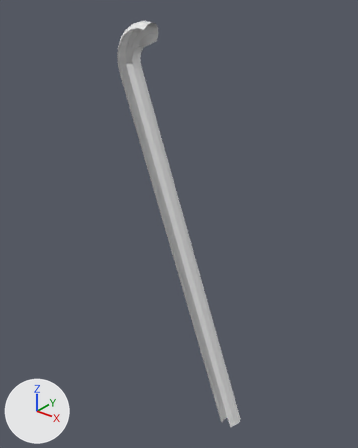
The OBJ model DarkChaos-Dev/gameitems/Primitive.LM_L_LC8_Parts.obj: old version first, new version second.
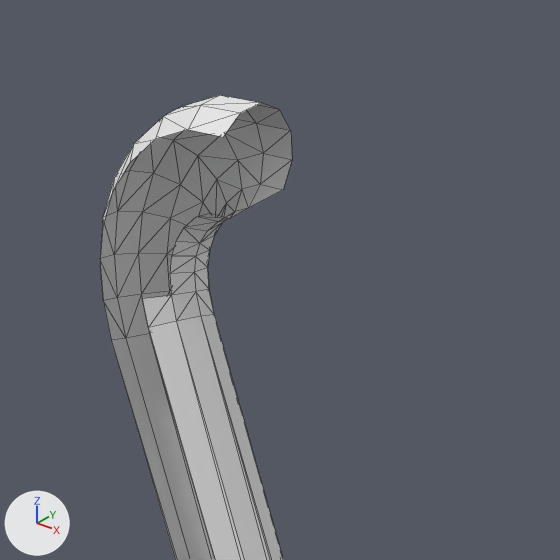
Old and new are each drawn whole from a camera (50 mm lens) standing at (305.1, -291.3, 602.6) and looking at (165.3, -116.6, 494.3) and again close up on the part from 27% to 60% of the width and 0% to 27% of the height. Every picture has the same lights, and +X, +Y and +Z are marked at lower left. The close-ups show mesh edges as thin lines. Where no turn or scale is listed for an object, it has been applied to the vertices. Vertices at the same position are counted once.

The older version as bpy lines, for what is in view:
```python
me_lm_l_lc8_parts = bpy.data.meshes.new('LM_L_LC8_Parts')
me_lm_l_lc8_parts.from_pydata(...)  # 107 vertices, 172 faces; spans x 132.0..208.0, y -123.0..-113.0, z 384.0..588.0
ob_lm_l_lc8_parts = bpy.data.objects.new('LM_L_LC8_Parts', me_lm_l_lc8_parts)
ob_lm_l_lc8_parts.location = (0.0, 0.0, 0.0)
```
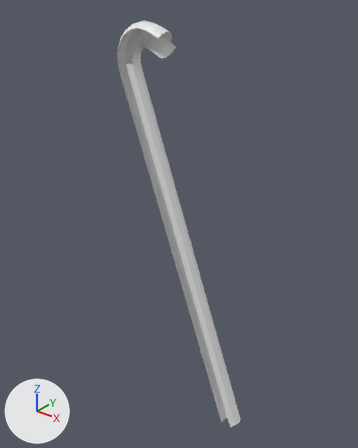
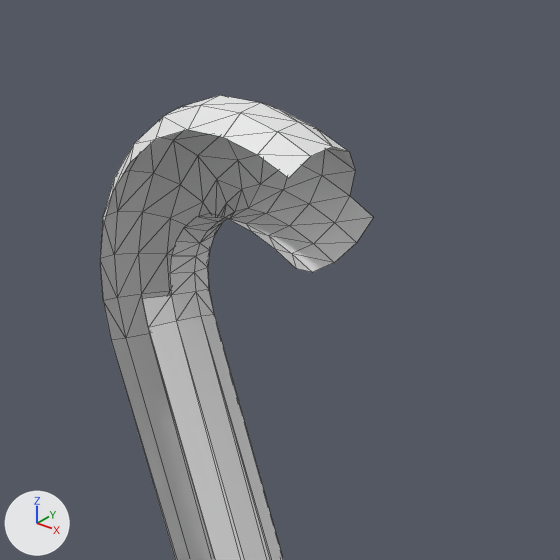
The change in detail:
me_lm_l_lc8_parts is used by ob_lm_l_lc8_parts; location (0.0, 0.0, 0.0).
me_lm_l_lc8_parts had 107 vertices, 172 faces and spanned x 132.0..208.0, y -123.0..-113.0, z 384.0..588.0.
me_lm_l_lc8_parts now has 135 vertices, 221 faces and spans x 132.0..208.0, y -123.0..-113.0, z 384.0..588.0.
Part 1, on me_lm_l_lc8_parts:
28 vertices are added at x 150.0..161.0, y -123.0..-113.0, z 573.0..586.0.
49 new faces join them.

Pixel boxes [x1, y1, x2, y2] of what changed, in the close-ups (560 x 560 px):
'LM_L_LC8_Parts', reshaped
    before: [100, 95, 292, 560]
    after: [100, 95, 374, 560]
part 1 of me_lm_l_lc8_parts, added
    after: [217, 103, 374, 272]
